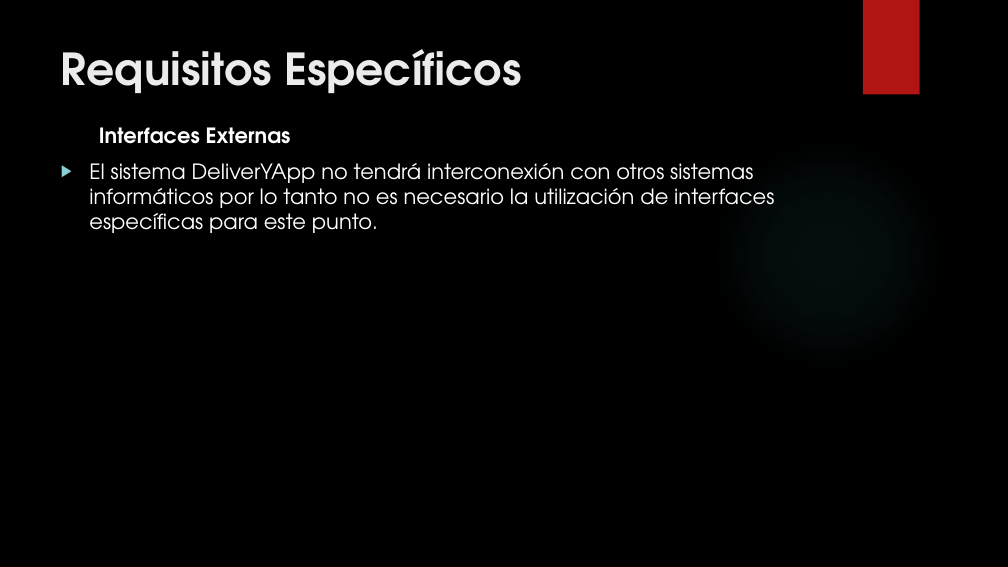
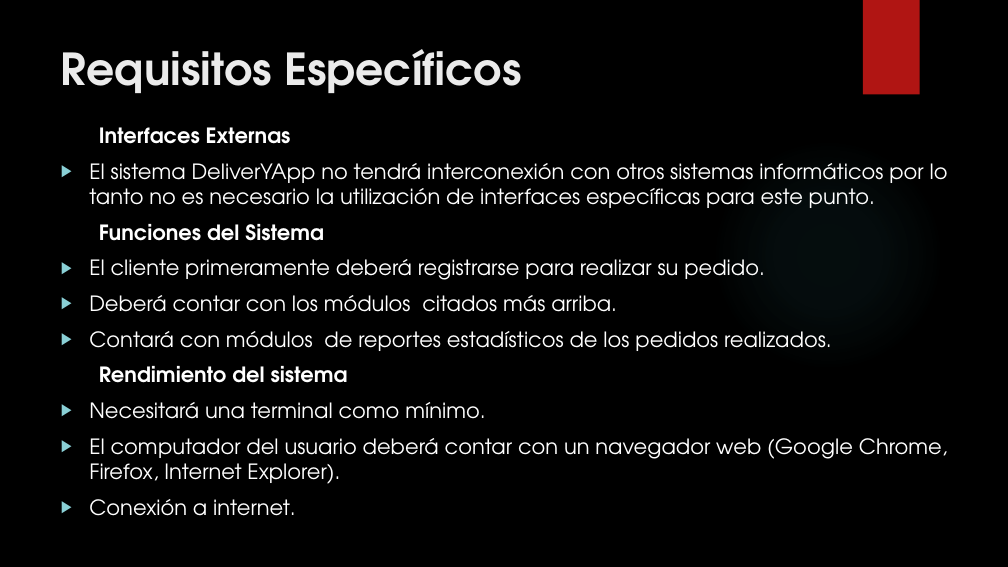
Before and after one commit to francben/proyectoDeliberyApp, a slide deck: slide 12 of Presentacion de Clase.pptx (slide 14 before the commit). Drawn at 1008x567 pixels with LibreOffice and Linux fonts; fonts in the diff are those of the drawing; background and template pictures are left out. Boxes give left, top, right and bottom in pixels: in the first picture for what was removed or moved away, otherwise in the second. Text is boxed around its words. In the diff, an @@ line names an element or a change of style, - is before the commit and + after.

```diff
--- a/Presentacion de Clase.pptx
+++ b/Presentacion de Clase.pptx
@@ text at box(89, 224, 948, 516): paragraphs added @@
+Funciones del Sistema
+▶ El cliente primeramente deberá registrarse para realizar su pedido.
+▶ Deberá contar con los módulos citados más arriba.
+▶ Contará con módulos de reportes estadísticos de los pedidos realizados.
+Rendimiento del sistema
+▶ Necesitará una terminal como mínimo.
+▶ El computador del usuario deberá contar con un navegador web (Google Chrome, Firefox, Internet Explorer).
+▶ Conexión a internet.
```
Also in this commit, not shown: 2 other slides changed, 4 slides added.
